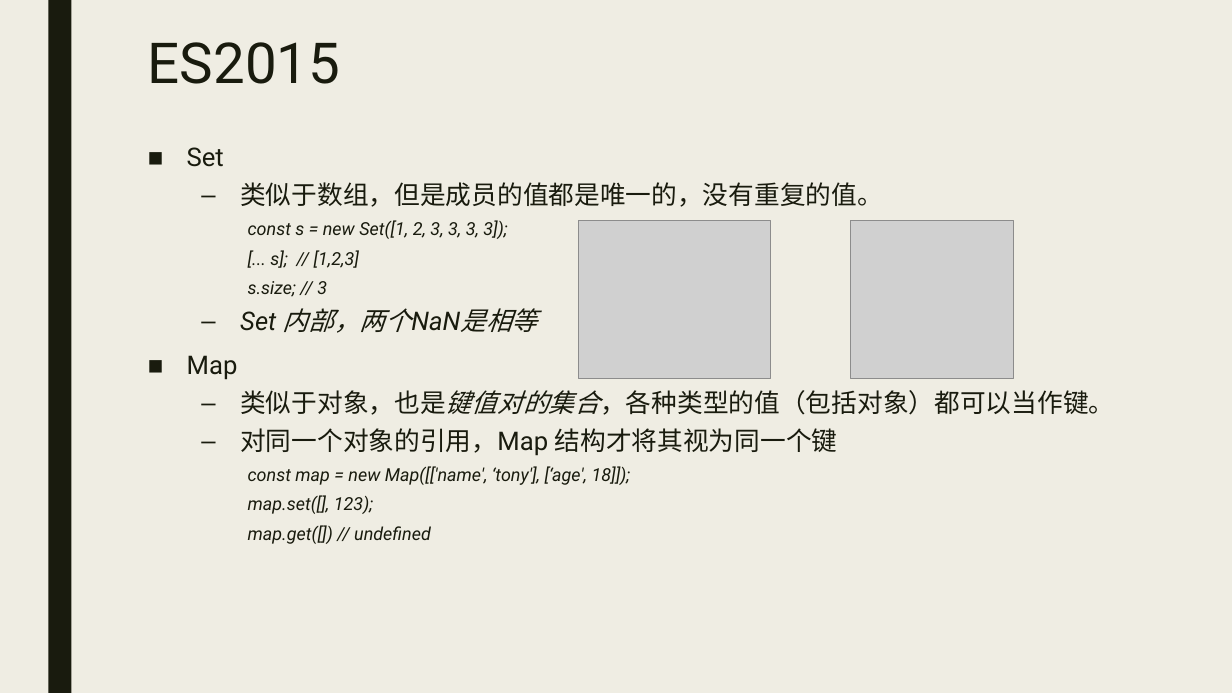
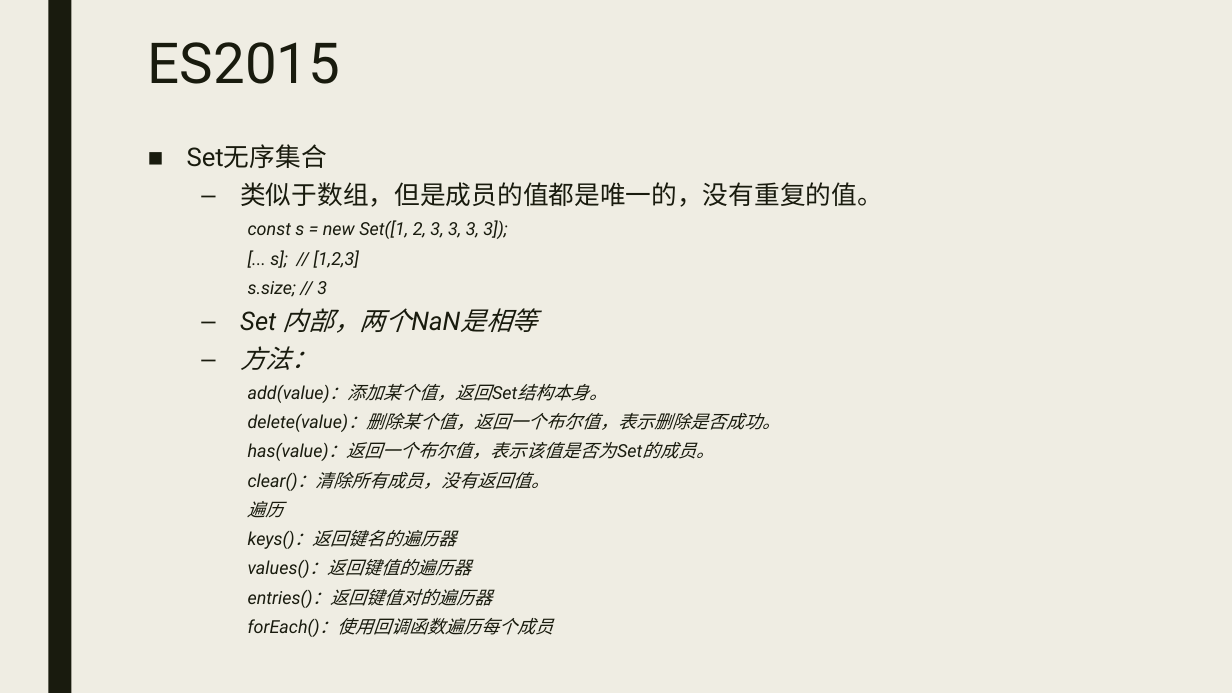
Before and after one commit to wflonglong/wflonglong.github.io, a slide deck: slide 12 of ppt/ES6.pptx (slide 11 before the commit). Drawn at 1232x693 pixels with LibreOffice and Linux fonts; fonts in the diff are those of the drawing; grey boxes stand for pictures. Boxes give left, top, right and bottom in pixels: in the first picture for what was removed or moved away, otherwise in the second. Text is boxed around its words. In the diff, an @@ line names an element or a change of style, - is before the commit and + after.

```diff
--- a/ppt/ES6.pptx
+++ b/ppt/ES6.pptx
@@ text at [187, 144, 327, 168]: text changed @@
-■ Set
+■ Set无序集合
@@ picture removed at [579, 220, 772, 378] @@
@@ picture removed at [851, 220, 1014, 378] @@
@@ text at [240, 346, 780, 637]: text changed @@
-■ Map
-  – 类似于对象，也是键值对的集合，各种类型的值（包括对象）都可以当作键。
-  – 对同一个对象的引用，Map 结构才将其视为同一个键
-    const map = new Map([['name', ‘tony'], [‘age', 18]]);
-    map.set([], 123);
-    map.get([]) // undefined
+  – 方法：
+    add(value)：添加某个值，返回Set结构本身。
+    delete(value)：删除某个值，返回一个布尔值，表示删除是否成功。
+    has(value)：返回一个布尔值，表示该值是否为Set的成员。
+    clear()：清除所有成员，没有返回值。
+    遍历
+    keys()：返回键名的遍历器
+    values()：返回键值的遍历器
+    entries()：返回键值对的遍历器
+    forEach()：使用回调函数遍历每个成员
```
Also in this commit, not shown: 4 other slides changed, 5 slides added, 16 other files.
